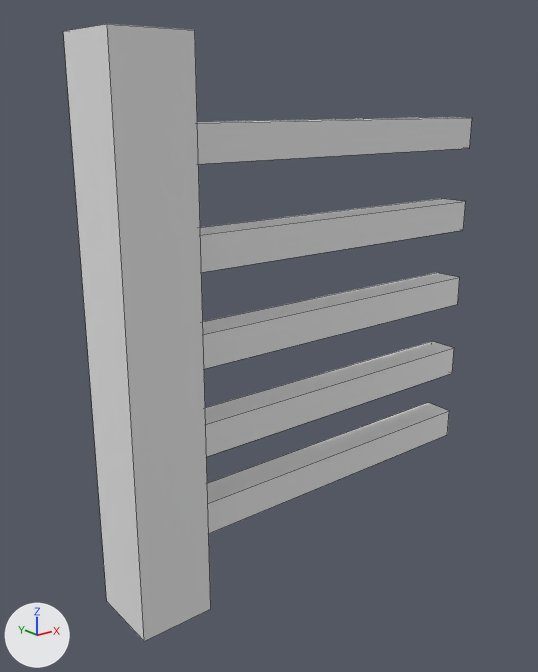
The FBX model Ben/level 2/unreal models/RightGate.fbx as it was, and as the next commit left it.
Rendered twice from a camera (50 mm lens) standing at (-1.743, -1.34, 0.506) and looking at (-0.633, 0.047, -0.049). The lights are fixed; the arrows at lower left show +X, +Y and +Z. Mesh edges are drawn as thin lines. Where no turn or scale is listed for an object, it has been applied to the vertices.

The first picture shows 'RightGate'.
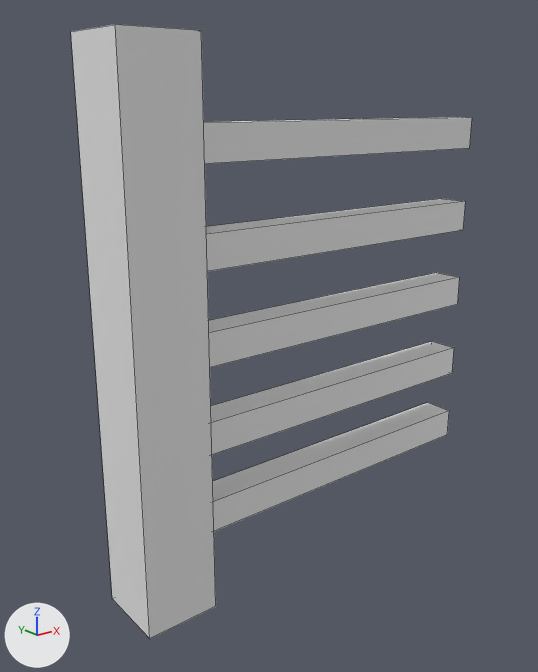
The newer file is also turned or shifted as a whole; pictures and numbers use the older file's frame.

What changed in the scene script:
```text
Change me_mesh:
    where me_mesh.from_pydata(...)  # 48 vertices, 36 faces; spans x -1.097..-0.002, y -0.089..0.089, z -0.635..0.635
    used by ob_rightgate; location = (0.0, 0.0, 0.0)
    me_mesh part 1: the loose piece of 8 vertices spanning x -1.097..-0.919, y -0.089..0.089, z -0.635..0.635 is scaled about its middle by (-5.2, -0.464, 0.0629), then moved by (0.542, 0.0, -0.428)
    me_mesh part 2: the loose piece of 8 vertices spanning x -0.93..-0.002, y -0.041..0.041, z -0.468..-0.388 is turned 180 degrees about the z axis through its middle, then moved by (0.0, 0.0, 0.855)
    me_mesh part 3: the loose piece of 8 vertices spanning x -0.93..-0.002, y -0.041..0.041, z 0.387..0.467 is turned 180 degrees about the z axis through its middle, then moved by (0.0, 0.0, -0.224)
    me_mesh part 4: the loose piece of 8 vertices spanning x -0.93..-0.002, y -0.041..0.041, z 0.163..0.243 is turned 180 degrees about the z axis through its middle, then moved by (0.0, 0.0, -0.217)
    me_mesh part 5: the loose piece of 8 vertices spanning x -0.93..-0.002, y -0.041..0.041, z -0.054..0.026 is turned 180 degrees about the z axis through its middle, then moved by (0.0, 0.0, -0.213)
    me_mesh part 6: the loose piece of 8 vertices spanning x -0.93..-0.002, y -0.041..0.041, z -0.267..-0.187 is scaled about its middle by (-0.192, -2.15, 15.9), then moved by (-0.527, 0.0, 0.227)
```

Location of each change, (x1, y1, x2, y2) in pixels of the pictures (538 x 672 px; the box of a moved part takes in the faces that stretch with it):
'RightGate', reshaped: before (63, 24, 472, 641); after (71, 24, 472, 638)
part 1 of me_mesh, moved or reshaped: before (63, 24, 211, 641); after (213, 403, 449, 531)
part 2 of me_mesh, moved or reshaped: before (207, 403, 449, 533); after (204, 117, 472, 164)
part 3 of me_mesh, moved or reshaped: before (197, 117, 472, 164); after (206, 199, 466, 271)
part 4 of me_mesh, moved or reshaped: before (200, 199, 466, 272); after (209, 273, 460, 367)
part 5 of me_mesh, moved or reshaped: before (203, 273, 460, 369); after (211, 341, 454, 455)
part 6 of me_mesh, moved or reshaped: before (205, 341, 453, 457); after (71, 24, 216, 638)
